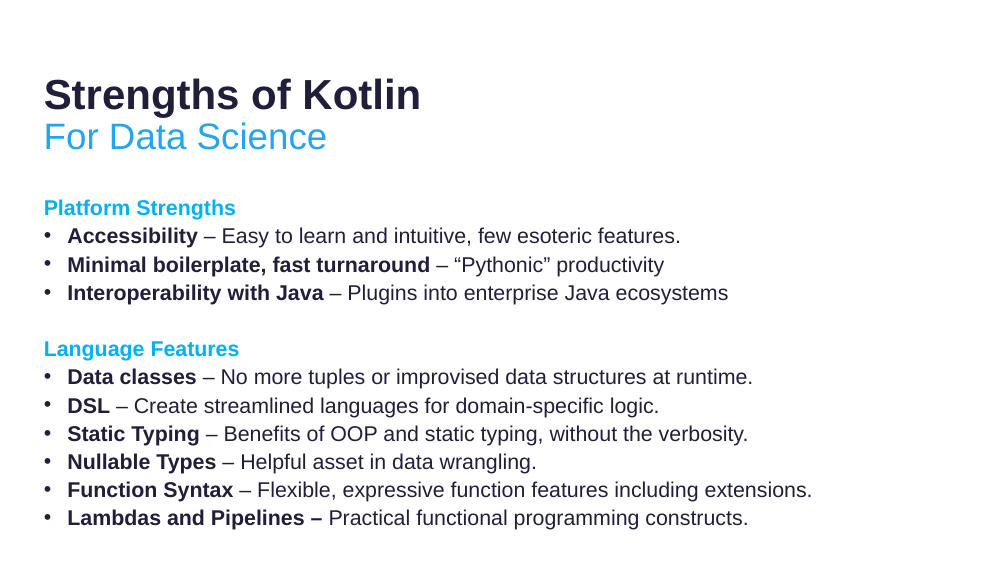
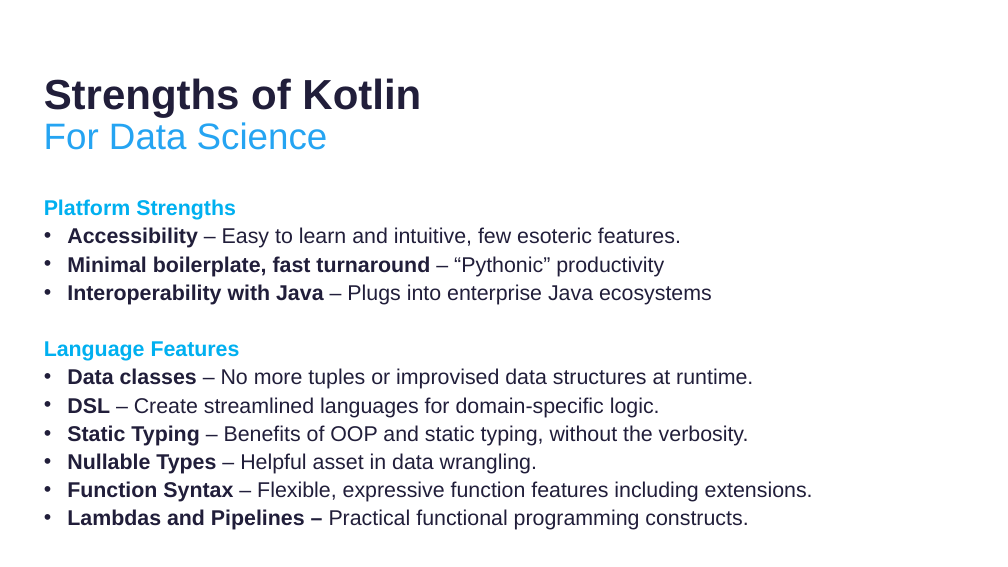
Before and after one commit to thomasnield/kotlinconf-datascience-talk, a slide deck: slide 27 of kotlin_for_data_science.pptx. Drawn at 1008x567 pixels with LibreOffice and Linux fonts; fonts in the diff are those of the drawing; background and template pictures are left out. Boxes give left, top, right and bottom in pixels: in the first picture for what was removed or moved away, otherwise in the second. Text is boxed around its words. In the diff, an @@ line names an element or a change of style, - is before the commit and + after.

```diff
--- a/kotlin_for_data_science.pptx
+++ b/kotlin_for_data_science.pptx
@@ text at bbox=[67, 284, 712, 305]: text changed @@
-  • Interoperability with Java – Plugins into enterprise Java ecosystems
+  • Interoperability with Java – Plugs into enterprise Java ecosystems
```
Also in this commit, not shown: 4 other slides changed.
